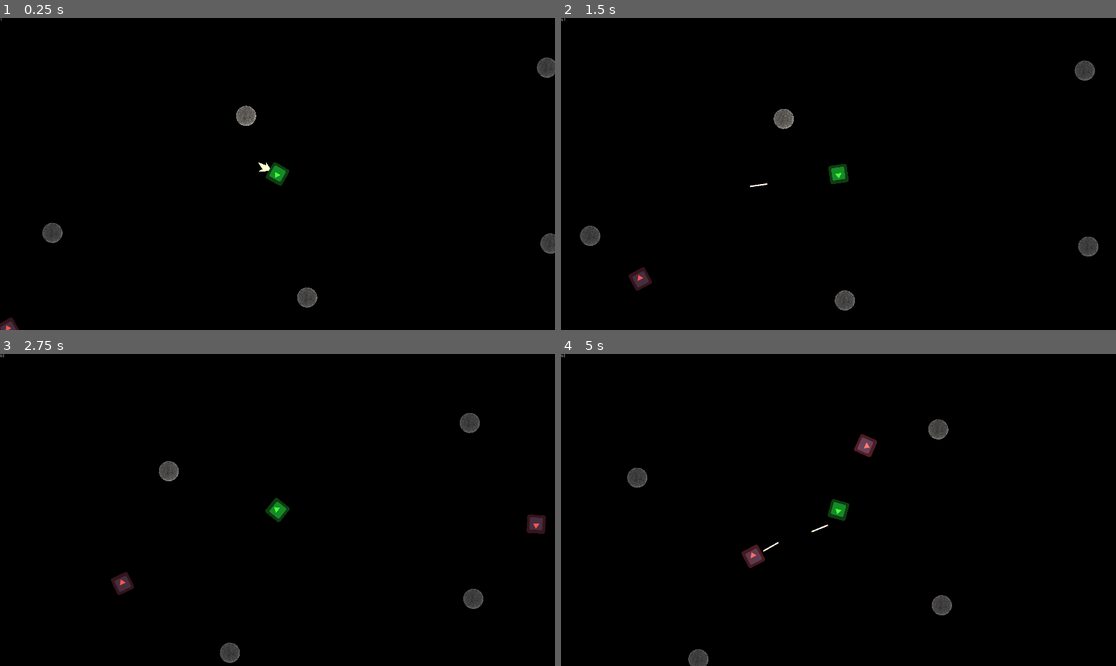
Above: before the commit, frames 1-4 (two rows, left to right).
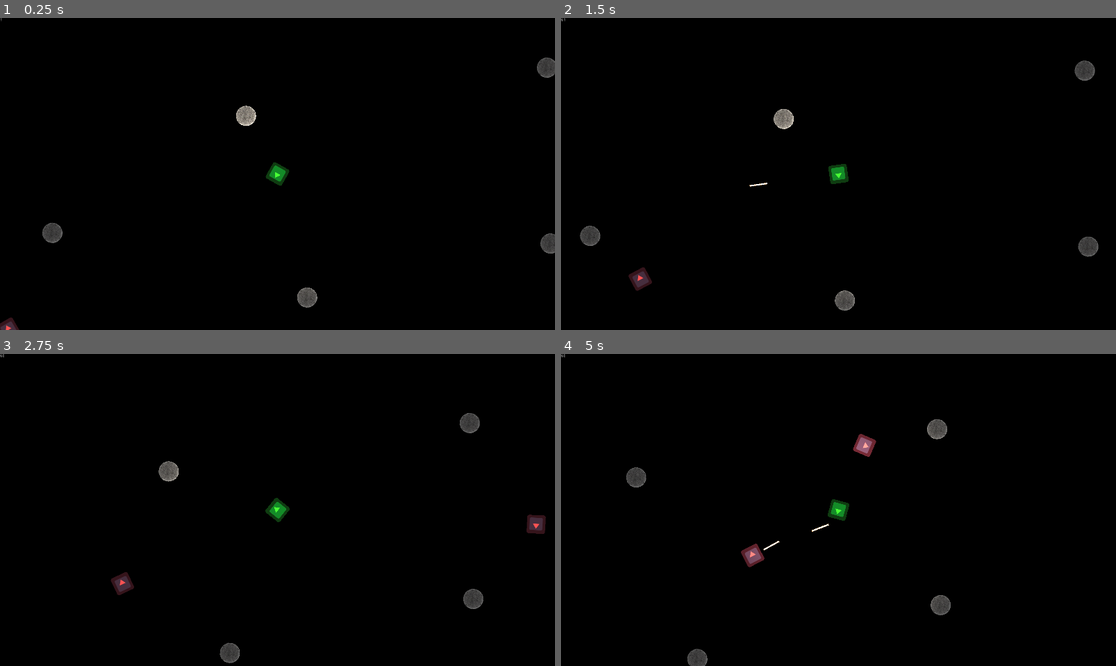
Above: after the commit, the same moments.

Repository: kpfries/moonshot2020
Game: Godot game, scene res://Scenes/Sample_Scene.tscn
Two runs of this game, one before a commit and one after it. Both use one fixed random seed, a clock stepped at 60 frames per second and the inputs below. The project has no main scene, so this scene is started directly. The engine's default icon, where the game draws it, is replaced by a stand-in: a white triangle on a blue panel in a dark square.
Inputs (mouse positions are in pixels of both pictures, inside the frame that each line leads up to):
- Up to frame 1 (0.25 s): no input
- Up to frame 2 (1.5 s): move the mouse to (960, 158) at 0.52 s; hold Up (ui_up) 0.53-1.28 s; hold Right mouse button (grapple) 0.53-1.28 s; move the mouse to (727, 189) at 1.27 s; click (727, 189) at 1.35 s
- Up to frame 3 (2.75 s): move the mouse to (333, 441) at 2.02 s; hold Up (ui_up) from 2.03 s (still down); hold Right mouse button (grapple) from 2.03 s (still down)
- Up to frame 4 (5 s): move the mouse to (810, 572) at 2.77 s; release Right mouse button (grapple) at 2.78 s; click (810, 572) at 2.85 s; move the mouse to (1005, 556) at 3.52 s; release Up (ui_up) at 3.53 s; hold Right mouse button (grapple) 3.53-4.28 s; move the mouse to (672, 463) at 4.27 s; click (672, 463) at 4.35 s

The runs differ from the first frame. In frame 1, 0.2% of the frame differs, in the area x 42-49%, y 28-50%; in frame 2, 0.2%; in frame 3, less than 0.1%; in frame 4, 0.6%, in the area x 11-71%, y 20-100%.

Commit message:
Barebones particles
basic particle system setup

Diff:
--- a/Scenes/Actors/Player.tscn
+++ b/Scenes/Actors/Player.tscn
@@ -67,12 +67,13 @@
 cast_to = Vector2( 350, 0 )
 
 [node name="Gun" type="Node2D" parent="PlayerControl"]
-position = Vector2( 48, 0 )
+position = Vector2( 52, 0 )
 
 [node name="FireRate" type="Timer" parent="PlayerControl/Gun"]
 wait_time = 0.1
 
 [node name="Muzzle_Flash" type="AnimatedSprite" parent="PlayerControl/Gun"]
+visible = false
 modulate = Color( 0.929412, 0.807843, 0.486275, 1 )
 position = Vector2( 9.53528, -0.529785 )
 rotation = 1.5708
@@ -88,8 +89,8 @@
 [node name="Light2D" type="Light2D" parent="PlayerControl"]
 texture = ExtResource( 4 )
 color = Color( 0.941176, 0.878431, 0.768627, 1 )
+energy = 1.5
 
 [node name="Target" parent="." instance=ExtResource( 3 )]
 visible = true
-frame = 0
 [connection signal="timeout" from="PlayerControl/Gun/FireRate" to="." method="_on_FireRate_timeout"]
--- /dev/null
+++ b/Scenes/Particles/asteroid_collision.tscn
@@ -0,0 +1,20 @@
+[gd_scene load_steps=3 format=2]
+
+[ext_resource path="res://Sprites/Combat/dust1.png" type="Texture" id=1]
+
+[sub_resource type="ParticlesMaterial" id=1]
+flag_disable_z = true
+spread = 180.0
+gravity = Vector3( 0, 0, 0 )
+initial_velocity = 24.0
+initial_velocity_random = 1.0
+orbit_velocity = 0.0
+orbit_velocity_random = 0.0
+scale = 0.05
+
+[node name="asteroid_collision" type="Particles2D"]
+lifetime = 0.25
+one_shot = true
+explosiveness = 1.0
+process_material = SubResource( 1 )
+texture = ExtResource( 1 )
--- a/Scenes/Sample_Scene.tscn
+++ b/Scenes/Sample_Scene.tscn
@@ -8,6 +8,7 @@
 [ext_resource path="res://icon.png" type="Texture" id=6]
 
 [node name="Sample_Scene" type="Node2D"]
+position = Vector2( 3.5636, -1.7818 )
 script = ExtResource( 4 )
 density = 600
 
@@ -42,6 +43,7 @@
 polygon = PoolVector2Array( -10562.6, -6599.37, -471.506, -8321.4, 5865.55, -9251.29, 17162, -1502.18, 14028, 8829.98, -2813.46, 10586.4, -6670.8, 5971.42, -13524.5, 185.408 )
 
 [node name="Target" parent="." instance=ExtResource( 2 )]
+frame = 0
 
 [node name="GUI" parent="." instance=ExtResource( 5 )]
 
--- a/Scripts/Bullet.gd
+++ b/Scripts/Bullet.gd
@@ -6,6 +6,7 @@
 var parent_speed: Vector2 = Vector2(0, 0)
 var damage: int = 1
 
+onready var collision_particle := preload("res://Scenes/Particles/asteroid_collision.tscn")
 
 func _ready():
 	rotation = vector.angle()
@@ -23,7 +24,12 @@
 func _on_Bullet_body_entered(body):
 	if body.has_method('damage'):
 		body.damage(damage)
+	if body is StaticBody2D:
+		var particle = collision_particle.instance()
+		particle.global_position = global_position
+		get_tree().current_scene.add_child(particle)
 	print(body)
+
 	queue_free()
 
 
--- a/Scripts/Enemy_KB.gd
+++ b/Scripts/Enemy_KB.gd
@@ -13,7 +13,6 @@
 export var clip_size: int = 10
 var bullets_remaining: int = 0
 var bullet_scn := preload("res://Scenes/Projectiles/Bullet.tscn")
-var bomb_scn := preload("res://Scenes/Projectiles/Bomb.tscn")
 onready var gun = $EnemyController/Gun
 onready var fire_frequency = $EnemyController/Gun/FireFrequency
 onready var ReloadTimer = $EnemyController/Gun/ReloadTimer
Binary file added: Sprites/Combat/dust1.png
Not shown, added: Sprites/Combat/dust1.png.import
